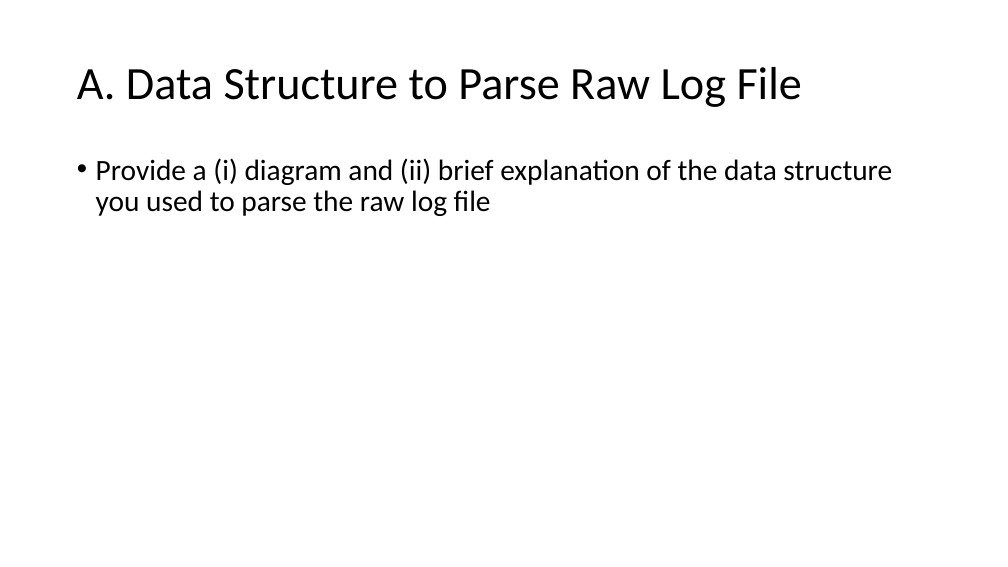
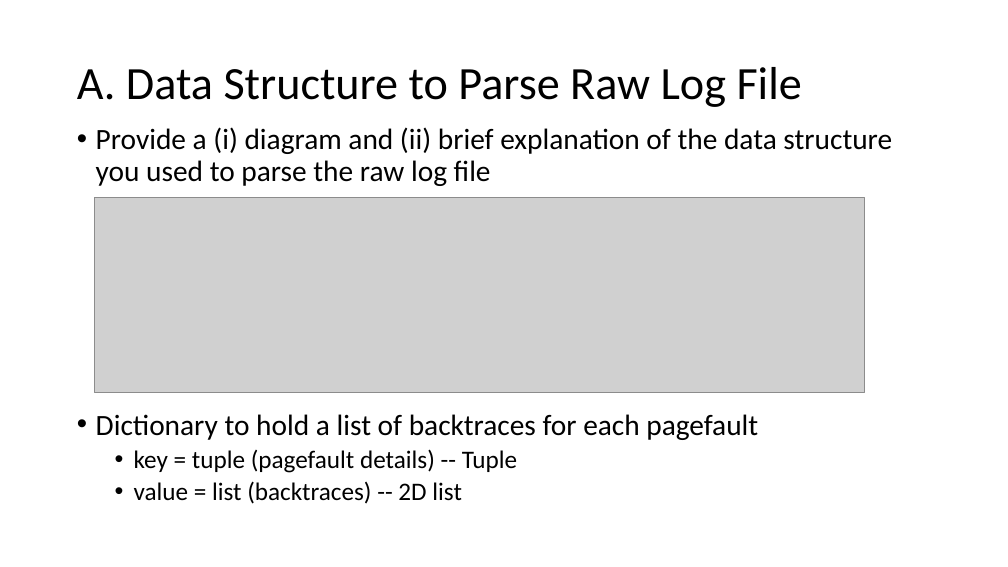
Before and after one commit to gowthamkuntumalla/ECE498_DataScienceAnalytics_HW, a slide deck: slide 2 of HW1/HW1_template.pptx. Drawn at 1008x567 pixels with LibreOffice and Linux fonts; fonts in the diff are those of the drawing; grey boxes stand for pictures. Boxes give left, top, right and bottom in pixels: in the first picture for what was removed or moved away, otherwise in the second. Text is boxed around its words. In the diff, an @@ line names an element or a change of style, - is before the commit and + after.

```diff
--- a/HW1/HW1_template.pptx
+++ b/HW1/HW1_template.pptx
@@ text "Provide a (i) diagram and ...": place and size @@
-text "Provide a (i) diagram and ..." at bbox=[96, 158, 892, 216]
+text "Provide a (i) diagram and ..." at bbox=[96, 127, 892, 504]
@@ picture added at bbox=[95, 197, 864, 393] @@
@@ text at bbox=[96, 414, 758, 504]: paragraphs added @@
+• Dictionary to hold a list of backtraces for each pagefault
+  • key = tuple (pagefault details) -- Tuple
+  • value = list (backtraces) -- 2D list
```
Also in this commit, not shown: 7 other slides changed, 1 slide added, 1 slide removed, 4 other files.
